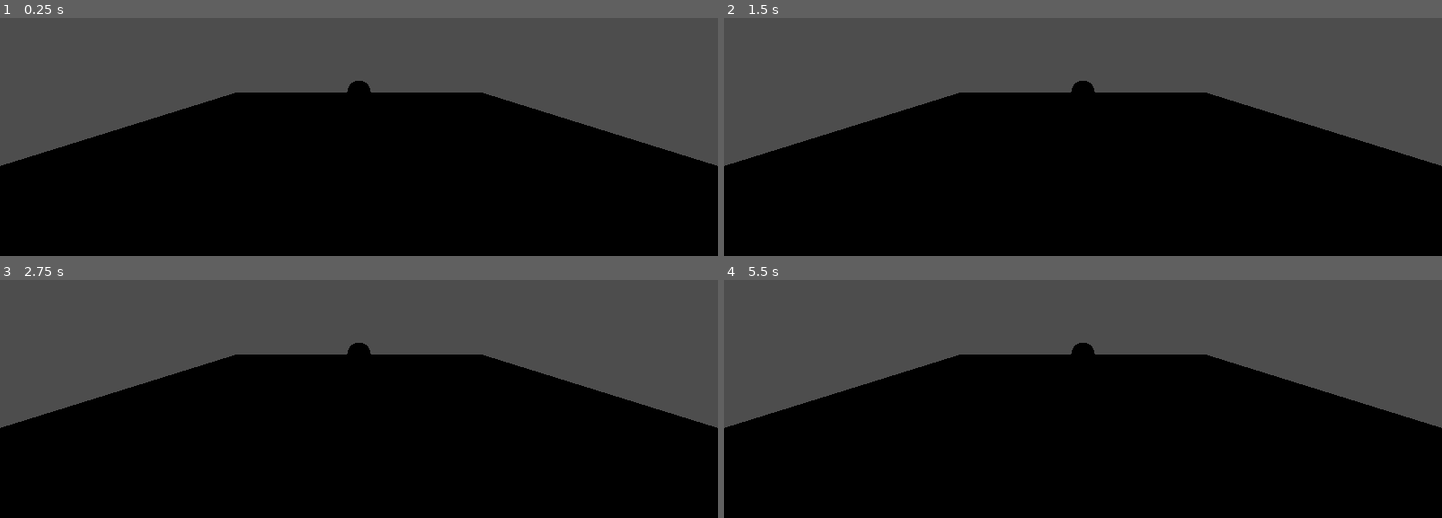
Above: before the commit, frames 1-4 (two rows, left to right).
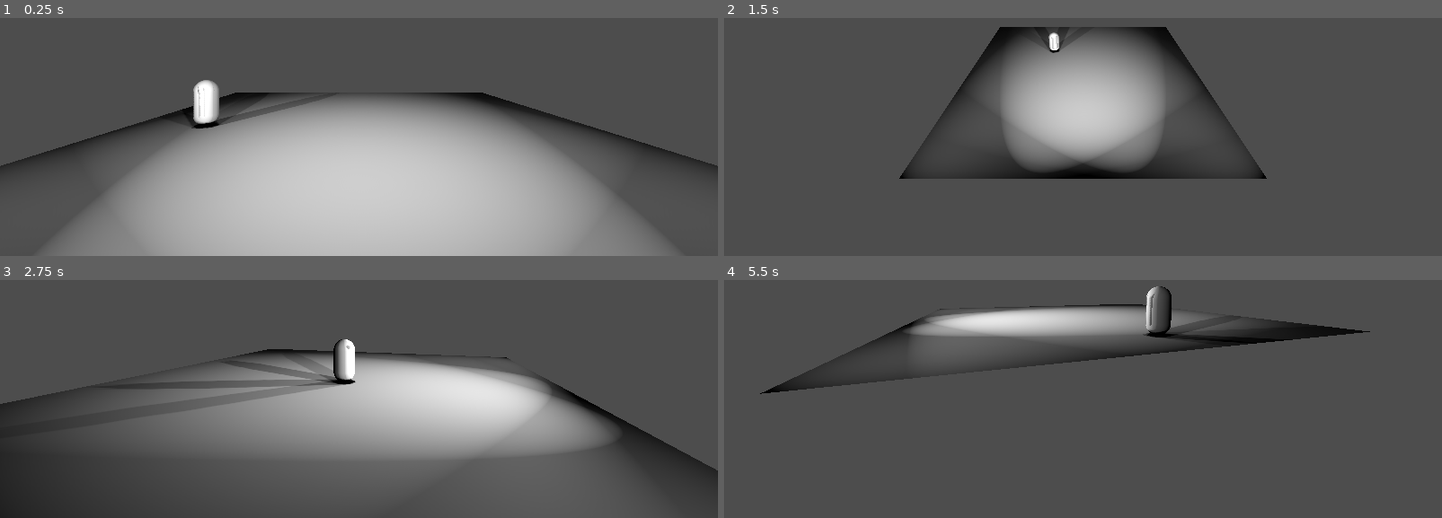
Above: after the commit, the same moments.

Repository: Mobius-Bron/CameraSystem
Game: Godot game, scene res://Maps/test_demo.tscn
Two runs of this game, one before a commit and one after it. Both use one fixed random seed, a clock stepped at 60 frames per second and the inputs below.
Inputs (mouse positions are in pixels of both pictures, inside the frame that each line leads up to):
- Up to frame 1 (0.25 s): no input
- Up to frame 2 (1.5 s): move the mouse to (1240, 34) at 0.52 s; hold D 0.53-1.28 s; hold 1 0.53-1.28 s; click (1240, 34) at 0.67 s; tap 2 at 0.8, 1.35 s; move the mouse to (939, 75) at 1.27 s; hold S from 1.28 s (still down)
- Up to frame 3 (2.75 s): tap 3 at 1.55 s; move the mouse to (outside the picture) at 2.02 s; release S at 2.03 s; hold D from 2.03 s (still down); hold 3 from 2.03 s (still down); tap 4 at 2.3 s
- Up to frame 4 (5.5 s): move the mouse to (1047, 396) at 2.77 s; release D at 2.78 s; release 3 at 2.78 s; hold W 2.78-3.53 s; tap 4 at 2.85 s; click (1047, 396) at 2.92 s; tap 5 at 3.05 s; move the mouse to (1298, 377) at 3.52 s; hold 5 3.53-4.28 s; hold A 3.53-5.03 s; tap 6 at 3.8, 4.35 s; move the mouse to (outside the picture) at 4.27 s; tap 7 at 4.55 s; move the mouse to (1118, 315) at 5.02 s; hold S from 5.03 s (still down); hold 7 from 5.03 s (still down); click (1118, 315) at 5.17 s; tap 8 at 5.3 s

The runs differ from the first frame. In frame 1, 58% of the frame differs, in the area x 0-100%, y 26-100%; in frame 2, 64%; in frame 3, 59%; in frame 4, 66%, in the area x 0-100%, y 2-100%.

Commit message:
完成核心功能开发

Diff:
--- a/CameraSystem/Camera/free_camera.gd
+++ b/CameraSystem/Camera/free_camera.gd
@@ -1,3 +1,4 @@
+## 可移动摄像机
 class_name FreeCamera
 extends CameraBase
 
@@ -14,7 +15,6 @@
 	if !BeContolled:
 		return
 
-	print("Hello")
 	## 玩家输入部分
 	var input_dir: Vector3 = Vector3.ZERO
 
--- /dev/null
+++ b/CameraSystem/Camera/static_camera.gd
@@ -0,0 +1,11 @@
+## 静态摄像机
+class_name StaticCamera
+extends CameraBase
+
+
+func _ready() -> void:
+	pass # Replace with function body.
+
+
+func _process(delta: float) -> void:
+	pass
--- a/CameraSystem/Camera/static_camera.tscn
+++ b/CameraSystem/Camera/static_camera.tscn
@@ -1,5 +1,7 @@
 [gd_scene format=3 uid="uid://dwc7046lp7e1v"]
 
 [ext_resource type="PackedScene" uid="uid://cqgtpij6xx8gb" path="res://CameraSystem/Camera/camera_base.tscn" id="1_8ol01"]
+[ext_resource type="Script" uid="uid://dcbqht8c806lr" path="res://CameraSystem/Camera/static_camera.gd" id="2_frc2o"]
 
 [node name="StaticCamera" unique_id=1131299073 instance=ExtResource("1_8ol01")]
+script = ExtResource("2_frc2o")
--- /dev/null
+++ b/CameraSystem/Camera/tracking_camera.gd
@@ -0,0 +1,19 @@
+## 镜头追踪摄像机
+class_name TrackingCamera
+extends CameraBase
+
+@export var TargetNode: Node3D
+@export var MovingPathFollow: PathFollow3D
+@export_range(0.0, 10.0) var MoveSpeed: float = 2.0
+@export var TargetOffest: Vector3
+
+func _ready() -> void:
+	if MovingPathFollow != null:
+		MovingPathFollow.rotation_mode = PathFollow3D.ROTATION_NONE
+
+func _process(_delta: float) -> void:
+	if TargetNode != null:
+		self.look_at(TargetNode.position)
+
+	if MovingPathFollow != null:
+		MovingPathFollow.progress += _delta * MoveSpeed
--- a/CameraSystem/Camera/tracking_camera.tscn
+++ b/CameraSystem/Camera/tracking_camera.tscn
@@ -1,6 +1,9 @@
 [gd_scene format=3 uid="uid://bgmq7h12jpdvt"]
 
 [ext_resource type="PackedScene" uid="uid://cqgtpij6xx8gb" path="res://CameraSystem/Camera/camera_base.tscn" id="1_ayr6q"]
+[ext_resource type="Script" uid="uid://bpybtcoolg0ru" path="res://CameraSystem/Camera/tracking_camera.gd" id="2_hrr4m"]
 
 [node name="TrackingCamera" unique_id=1131299073 instance=ExtResource("1_ayr6q")]
-script = null
+script = ExtResource("2_hrr4m")
+MoveSpeed = 2.0
+TargetOffest = Vector3(0, 0, 0)
--- /dev/null
+++ b/CameraSystem/System/camera_manager.gd
@@ -0,0 +1,49 @@
+class_name CameraManager
+extends Node
+
+@export var CameraList: Array[CameraBase] = []
+var CurrentCamera: CameraBase = null
+
+func ActiveCamera(NewCamera: CameraBase) -> void:
+	if NewCamera == null:
+		return
+
+	if CurrentCamera:
+		CurrentCamera.Uncontrolled()
+
+	CurrentCamera = NewCamera
+	NewCamera.ControlledBy()
+
+func TryActiveCameraByIndex(Index: int) -> void:
+	if Index < 0:
+		return
+
+	if Index > CameraList.size() - 1:
+		return
+
+	ActiveCamera(CameraList[Index])
+
+func _ready() -> void:
+	TryActiveCameraByIndex(0)
+
+func _input(event: InputEvent) -> void:
+	if Input.is_key_pressed(KEY_1):
+		TryActiveCameraByIndex(0)
+	elif Input.is_key_pressed(KEY_2):
+		TryActiveCameraByIndex(1)
+	elif Input.is_key_pressed(KEY_3):
+		TryActiveCameraByIndex(2)
+	elif Input.is_key_pressed(KEY_4):
+		TryActiveCameraByIndex(3)
+	elif Input.is_key_pressed(KEY_5):
+		TryActiveCameraByIndex(4)
+	elif Input.is_key_pressed(KEY_6):
+		TryActiveCameraByIndex(5)
+	elif Input.is_key_pressed(KEY_7):
+		TryActiveCameraByIndex(6)
+	elif Input.is_key_pressed(KEY_8):
+		TryActiveCameraByIndex(7)
+	elif Input.is_key_pressed(KEY_9):
+		TryActiveCameraByIndex(8)
+	elif Input.is_key_pressed(KEY_0):
+		TryActiveCameraByIndex(9)
--- /dev/null
+++ b/CameraSystem/System/camera_manager.tscn
@@ -0,0 +1,6 @@
+[gd_scene format=3 uid="uid://j4hpkvcoi65j"]
+
+[ext_resource type="Script" uid="uid://dh8x5oyn76k8b" path="res://CameraSystem/System/camera_manager.gd" id="1_aisjq"]
+
+[node name="CameraManager" type="Node" unique_id=459705178]
+script = ExtResource("1_aisjq")
--- /dev/null
+++ b/Maps/debug_path_following.gd
@@ -0,0 +1,7 @@
+extends PathFollow3D
+
+@export var MoveSpeed: float = 5
+
+# Called every frame. 'delta' is the elapsed time since the previous frame.
+func _process(_delta: float) -> void:
+	self.progress = self.progress + _delta * MoveSpeed
--- a/Maps/test_demo.tscn
+++ b/Maps/test_demo.tscn
@@ -2,18 +2,111 @@
 
 [ext_resource type="PackedScene" uid="uid://igqvqvb676cs" path="res://Core/Character/character_base.tscn" id="1_kaaj5"]
 [ext_resource type="PackedScene" uid="uid://l21rttskie1j" path="res://CameraSystem/Camera/free_camera.tscn" id="2_0ovbx"]
+[ext_resource type="Script" uid="uid://cgwd8vilijct8" path="res://Maps/debug_path_following.gd" id="2_5gp2d"]
+[ext_resource type="PackedScene" uid="uid://j4hpkvcoi65j" path="res://CameraSystem/System/camera_manager.tscn" id="3_rxwu8"]
+[ext_resource type="PackedScene" uid="uid://dwc7046lp7e1v" path="res://CameraSystem/Camera/static_camera.tscn" id="5_rmsc8"]
+[ext_resource type="PackedScene" uid="uid://bgmq7h12jpdvt" path="res://CameraSystem/Camera/tracking_camera.tscn" id="6_sm3f2"]
 
 [sub_resource type="QuadMesh" id="QuadMesh_r67wt"]
 
+[sub_resource type="Curve3D" id="Curve3D_0ovbx"]
+closed = true
+bake_interval = 20.88
+_data = {
+"points": PackedVector3Array(0, 0, 0, 0, 0, 0, 1.422, 0, 3.505, 0, 0, 0, 0, 0, 0, 5.22, 0, 4.762, 0, 0, 0, 0, 0, 0, 7.545, 0, 2.739, 0, 0, 0, 0, 0, 0, 7.674, 0, 0.124, 0, 0, 0, 0, 0, 0, 6.604, 0, -2.09, 0, 0, 0, 0, 0, 0, 4.425, 0, -2.791, 0, 0, 0, 0, 0, 0, 2.093, 0, -1.647, 0, 0, 0, 0, 0, 0, 0.597, 0, -0.983, 0, 0, 0, 0, 0, 0, -1.059, 0, 0.482, 0, 0, 0, 0, 0, 0, -2.89, 0, 1.503, 0, 0, 0, 0, 0, 0, -5.486, 0, 1.765, 0, 0, 0, 0, 0, 0, -6.838, 0, -1.289, 0, 0, 0, 0, 0, 0, -5.258, 0, -3.349, 0, 0, 0, 0, 0, 0, -2.997, 0, -4.362, 0, 0, 0, 0, 0, 0, -0.422, 0, -2.678, 0, 0, 0, 0, 0, 0, -0.339, 0, -0.653, 0, 0, 0, 0, 0, 0, 0.309, 0, 1.95),
+"tilts": PackedFloat32Array(0, 0, 0, 0, 0, 0, 0, 0, 0, 0, 0, 0, 0, 0, 0, 0, 0)
+}
+point_count = 17
+
+[sub_resource type="Curve3D" id="Curve3D_rxwu8"]
+closed = true
+bake_interval = 36.72
+_data = {
+"points": PackedVector3Array(0, 0, 0, 0, 0, 0, 8.256233, 0, 12.529542, 0, 0, 0, 0, 0, 0, 14.804832, 0, 9.006877, 0, 0, 0, 0, 0, 0, 17.175838, 0, 2.8673003, 0, 0, 0, 0, 0, 0, 17.006126, 0, -4.4222827, 0, 0, 0, 0, 0, 0, 14.804832, 0, -10.9171915, 0, 0, 0, 0, 0, 0, 8.960442, 0, -12.976012, 0, 0, 0, 0, 0, 0, 1.9870186, 0, -13.573733, 0, 0, 0, 0, 0, 0, -4.7871666, 0, -13.706561, 0, 0, 0, 0, 0, 0, -11.030041, 0, -12.311875, 0, 0, 0, 0, 0, 0, -14.882025, 0, -8.061408, 0, 0, 0, 0, 0, 0, -17.40574, 0, -2.2170143, 0, 0, 0, 0, 0, 0, -17.472153, 0, 2.8304164, 0, 0, 0, 0, 0, 0, -13.022446, 0, 8.608396, 0, 0, 0, 0, 0, 0, -7.380849, 0, 12.015522),
+"tilts": PackedFloat32Array(0, 0, 0, 0, 0, 0, 0, 0, 0, 0, 0, 0, 0, 0)
+}
+point_count = 14
+
 [node name="TestDemo" type="Node3D" unique_id=1746183730]
 
-[node name="MeshInstance3D" type="MeshInstance3D" parent="." unique_id=1699851805]
+[node name="Light" type="Node" parent="." unique_id=73661532]
+
+[node name="SpotLight3D" type="SpotLight3D" parent="Light" unique_id=1625512293]
+transform = Transform3D(0.5, 0.5, -0.70710677, -0.70710677, 0.7071068, 0, 0.5, 0.5, 0.70710677, -14, 3.5353947, 14)
+light_energy = 10.0
+shadow_enabled = true
+distance_fade_enabled = true
+spot_range = 34.0
+spot_angle = 31.38608
+
+[node name="SpotLight3D3" type="SpotLight3D" parent="Light" unique_id=1922225693]
+transform = Transform3D(0.66446304, 0.66446304, -0.34202015, -0.7071068, 0.7071068, 0, 0.24184476, 0.24184476, 0.9396927, -5, 3.5353947, 15)
+light_energy = 10.0
+shadow_enabled = true
+distance_fade_enabled = true
+spot_range = 34.0
+spot_angle = 31.38608
+
+[node name="SpotLight3D4" type="SpotLight3D" parent="Light" unique_id=1642185049]
+transform = Transform3D(0.66446304, 0.66446304, 0.34202015, -0.7071068, 0.7071068, 0, -0.24184476, -0.24184476, 0.9396927, 5, 3.5353947, 15)
+light_energy = 10.0
+shadow_enabled = true
+distance_fade_enabled = true
+spot_range = 34.0
+spot_angle = 31.38608
+
+[node name="SpotLight3D2" type="SpotLight3D" parent="Light" unique_id=1232504106]
+transform = Transform3D(0.5, 0.5, 0.70710677, -0.70710677, 0.7071068, 0, -0.5, -0.5, 0.70710677, 14, 3.5353947, 14)
+light_energy = 10.0
+shadow_enabled = true
+distance_fade_enabled = true
+spot_range = 34.0
+spot_angle = 31.292984
+
+[node name="LevelProject" type="Node" parent="." unique_id=136612471]
+
+[node name="MeshInstance3D" type="MeshInstance3D" parent="LevelProject" unique_id=1699851805]
 transform = Transform3D(20, 0, 0, 0, -8.742278e-07, 20, 0, -20, -8.742278e-07, 0, 0, 0)
 mesh = SubResource("QuadMesh_r67wt")
 
-[node name="CharacterBase" parent="." unique_id=112983806 instance=ExtResource("1_kaaj5")]
+[node name="Path3D" type="Path3D" parent="." unique_id=1873570478]
+curve = SubResource("Curve3D_0ovbx")
 
-[node name="FreeCamera" parent="." unique_id=1131299073 instance=ExtResource("2_0ovbx")]
+[node name="PathFollow3D" type="PathFollow3D" parent="Path3D" unique_id=1645532439]
+transform = Transform3D(0.99999297, 0, 0, 0, 0.99998224, 0, 0, 0, 0.9999901, -6.106812, 0, 1.0085784)
+progress = 26.657612
+rotation_mode = 0
+script = ExtResource("2_5gp2d")
+
+[node name="CharacterBase" parent="Path3D/PathFollow3D" unique_id=112983806 instance=ExtResource("1_kaaj5")]
+transform = Transform3D(1, 0, 0, 0, 1.0000001, 0, 0, 0, 1.0000001, 0, 0, 0)
+
+[node name="CameraManager" parent="." unique_id=459705178 node_paths=PackedStringArray("CameraList") instance=ExtResource("3_rxwu8")]
+CameraList = [NodePath("FreeCamera"), NodePath("StaticCamera_TopDown"), NodePath("StaticCamera_Left"), NodePath("StaticCamera_Fwd"), NodePath("Path3D/PathFollow3D/TrackingCamera")]
+
+[node name="FreeCamera" parent="CameraManager" unique_id=1131299073 instance=ExtResource("2_0ovbx")]
 transform = Transform3D(1, 0, 0, 0, 1, 0, 0, 0, 1, 0, 3.1121368, 11.195218)
 MoveSpeed = 2.15
 RotationSpeed = 0.355
+
+[node name="StaticCamera_TopDown" parent="CameraManager" unique_id=122612282 instance=ExtResource("5_rmsc8")]
+transform = Transform3D(1, 0, 0, 0, 0.8660254, 0.5, 0, -0.5, 0.8660254, 0, 13, 19)
+
+[node name="StaticCamera_Left" parent="CameraManager" unique_id=1854799016 instance=ExtResource("5_rmsc8")]
+transform = Transform3D(0.25881904, 0, -0.9659259, 0, 1, 0, 0.9659259, 0, 0.25881904, -11.805971, 3.062294, 4.473168)
+
+[node name="StaticCamera_Fwd" parent="CameraManager" unique_id=421688699 instance=ExtResource("5_rmsc8")]
+transform = Transform3D(1, 0, 0, 0, 1, 0, 0, 0, 1, 1.9073486e-06, 5.3178616, 16.58129)
+
+[node name="Path3D" type="Path3D" parent="CameraManager" unique_id=304137322]
+transform = Transform3D(1, 0, 0, 0, 1, 0, 0, 0, 1, 0, 2, 0)
+curve = SubResource("Curve3D_rxwu8")
+
+[node name="PathFollow3D" type="PathFollow3D" parent="CameraManager/Path3D" unique_id=1102653845]
+transform = Transform3D(0.9999997, 0, 0, 0, 1, 0, 0, 0, 0.9999997, 8.256233, 0, 12.529542)
+rotation_mode = 0
+
+[node name="TrackingCamera" parent="CameraManager/Path3D/PathFollow3D" unique_id=1247208941 node_paths=PackedStringArray("TargetNode", "MovingPathFollow") instance=ExtResource("6_sm3f2")]
+TargetNode = NodePath("../../../../Path3D/PathFollow3D/CharacterBase")
+MovingPathFollow = NodePath("..")
+TargetOffest = Vector3(0, 0.5, 0)
Not shown, added: CameraSystem/Camera/static_camera.gd.uid
Not shown, added: CameraSystem/Camera/tracking_camera.gd.uid
Not shown, added: CameraSystem/System/camera_manager.gd.uid
Not shown, added: Maps/debug_path_following.gd.uid
